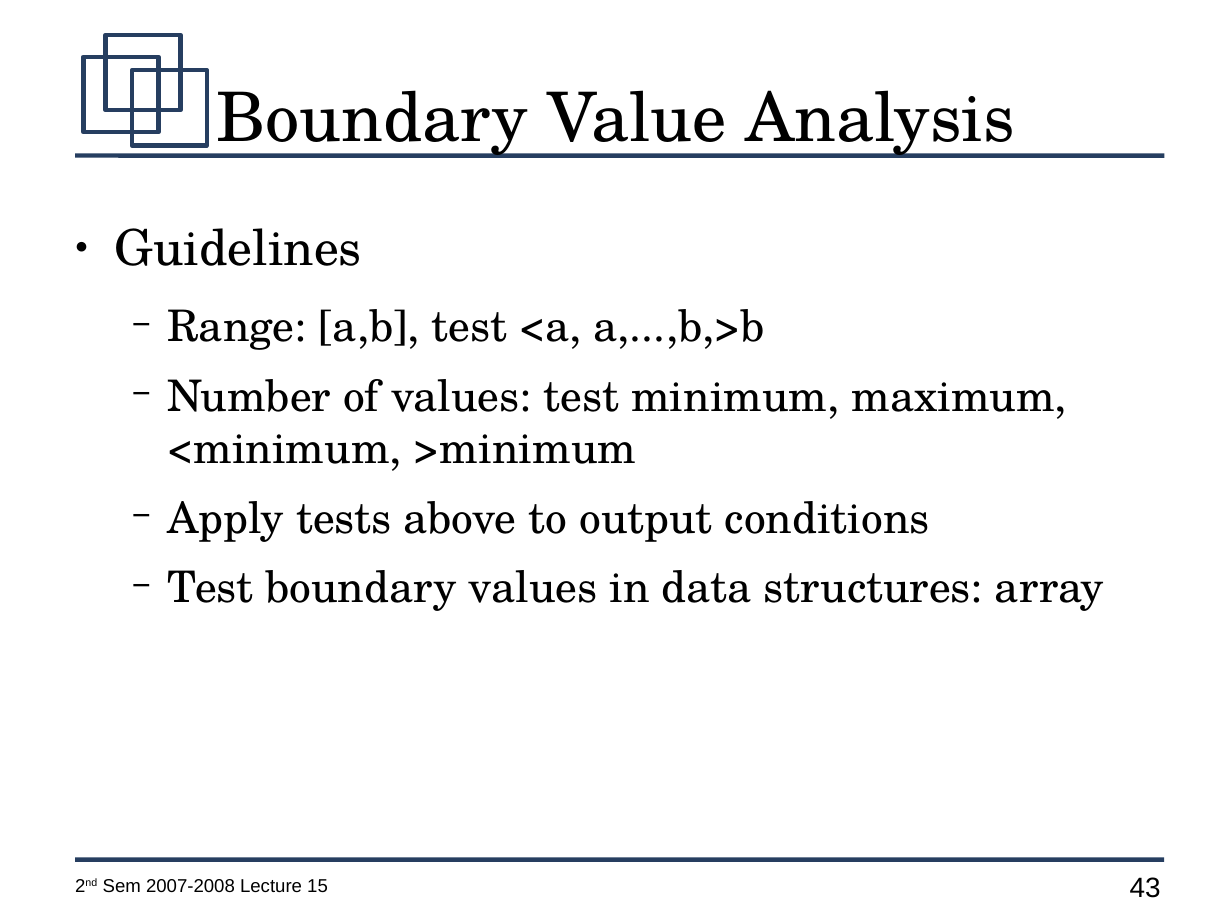
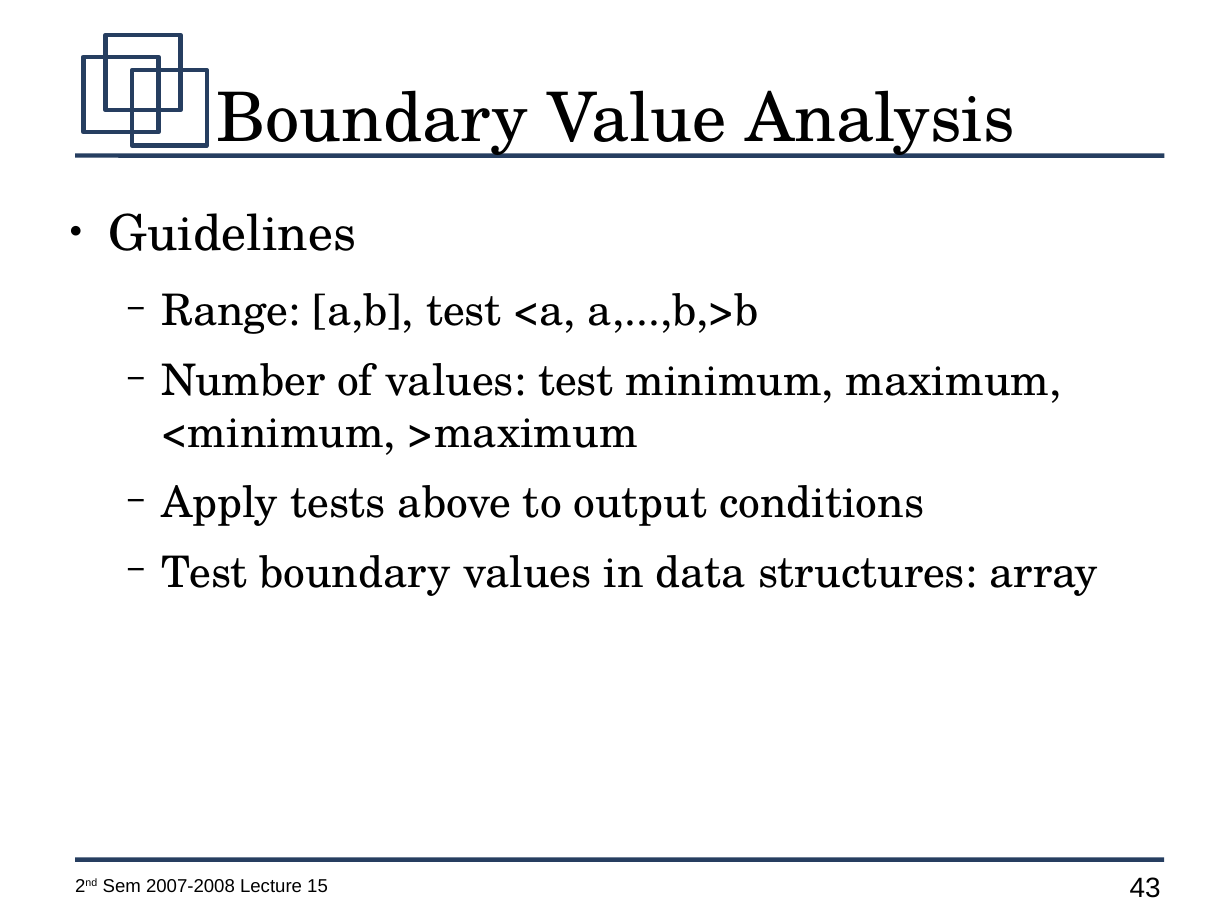
Before and after one commit to jachermocilla/jach-homepage, a slide deck: slide 43 of CMSC128-2nd-Sem-2007-L15.odp. Drawn at 1232x924 pixels with LibreOffice and Linux fonts; fonts in the diff are those of the drawing. Boxes give left, top, right and bottom in pixels: in the first picture for what was removed or moved away, otherwise in the second. Text is boxed around its words. In the diff, an @@ line names an element or a change of style, - is before the commit and + after.

```diff
--- a/CMSC128-2nd-Sem-2007-L15.odp
+++ b/CMSC128-2nd-Sem-2007-L15.odp
@@ text "Guidelines": place and size @@
-text "Guidelines" at box(114, 228, 1104, 611)
+text "Guidelines" at box(109, 213, 1098, 596)
@@ text at box(161, 363, 1062, 455): text changed @@
-  − Number of values: test minimum, maximum, <minimum, >minimum
+  − Number of values: test minimum, maximum, <minimum, >maximum
```
